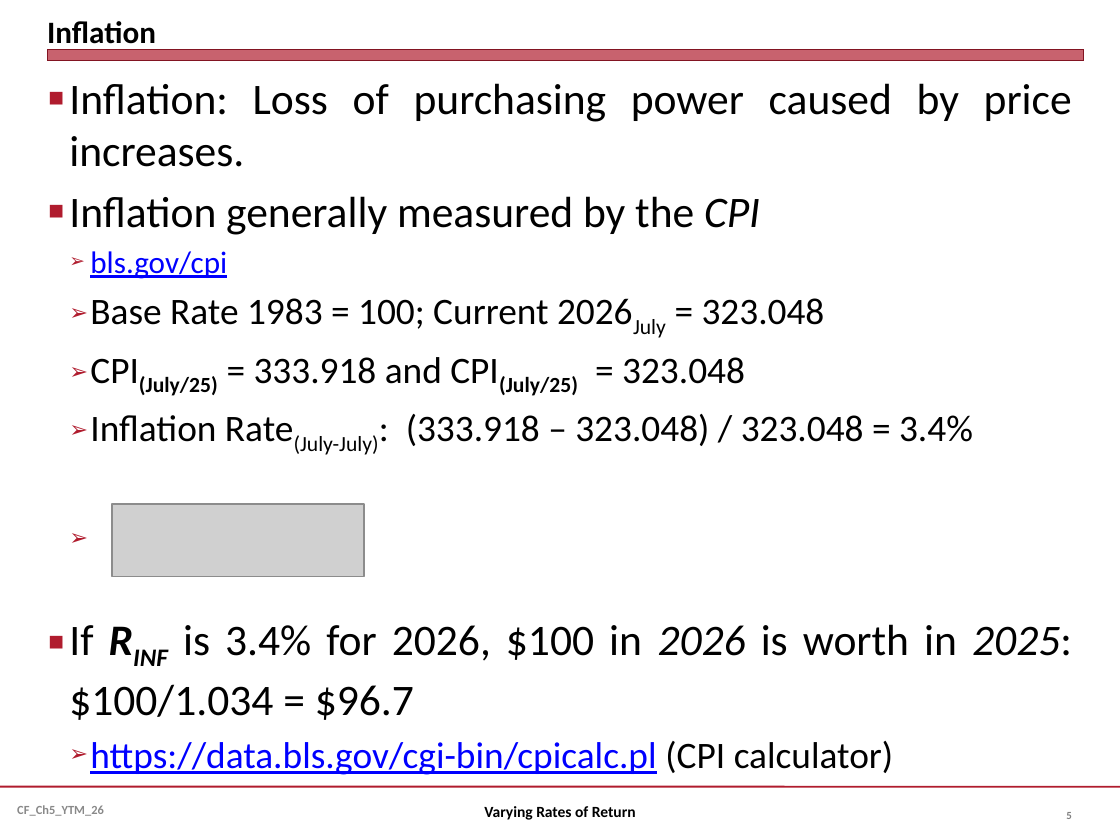
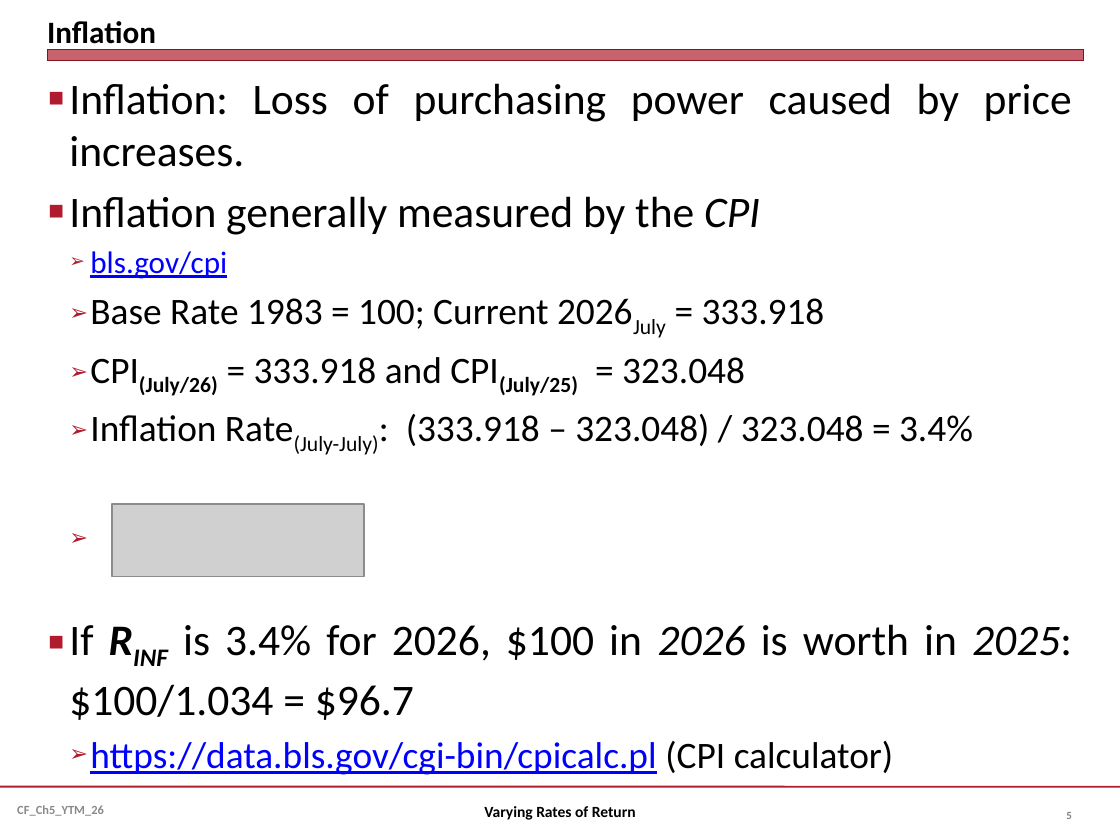
Before and after one commit to jmc877/Corporate-Finance, a slide deck: slide 5 of slides/CF_Ch5_YTM_26.pptx. Drawn at 1120x840 pixels with LibreOffice and Linux fonts; fonts in the diff are those of the drawing; grey boxes stand for pictures. Boxes give left, top, right and bottom in pixels: in the first picture for what was removed or moved away, otherwise in the second. Text is boxed around its words. In the diff, an @@ line names an element or a change of style, - is before the commit and + after.

```diff
--- a/slides/CF_Ch5_YTM_26.pptx
+++ b/slides/CF_Ch5_YTM_26.pptx
@@ text at [90, 298, 825, 396]: text changed @@
-  ➢ Base Rate 1983 = 100; Current 2026July = 323.048
-  ➢ CPI(July/25) = 333.918 and CPI(July/25) = 323.048
+  ➢ Base Rate 1983 = 100; Current 2026July = 333.918
+  ➢ CPI(July/26) = 333.918 and CPI(July/25) = 323.048
```
Also in this commit, not shown: 2 other files.
